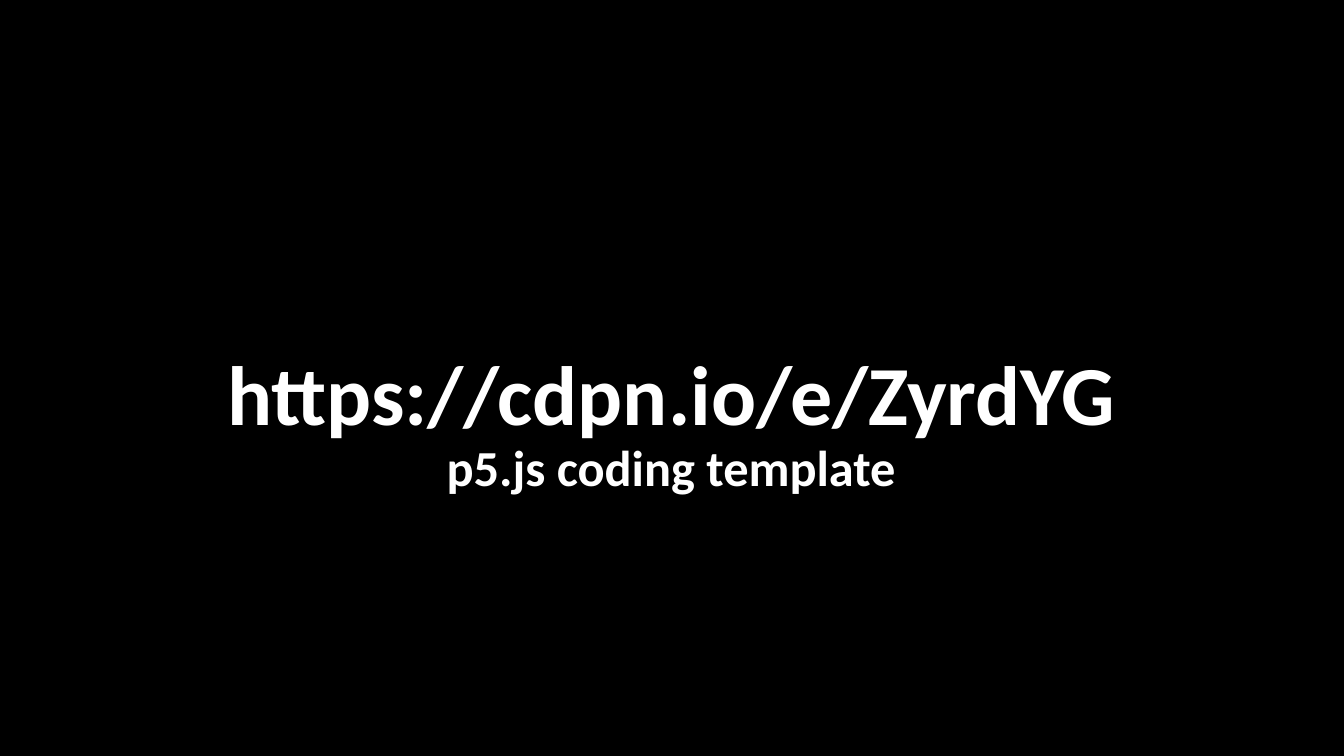
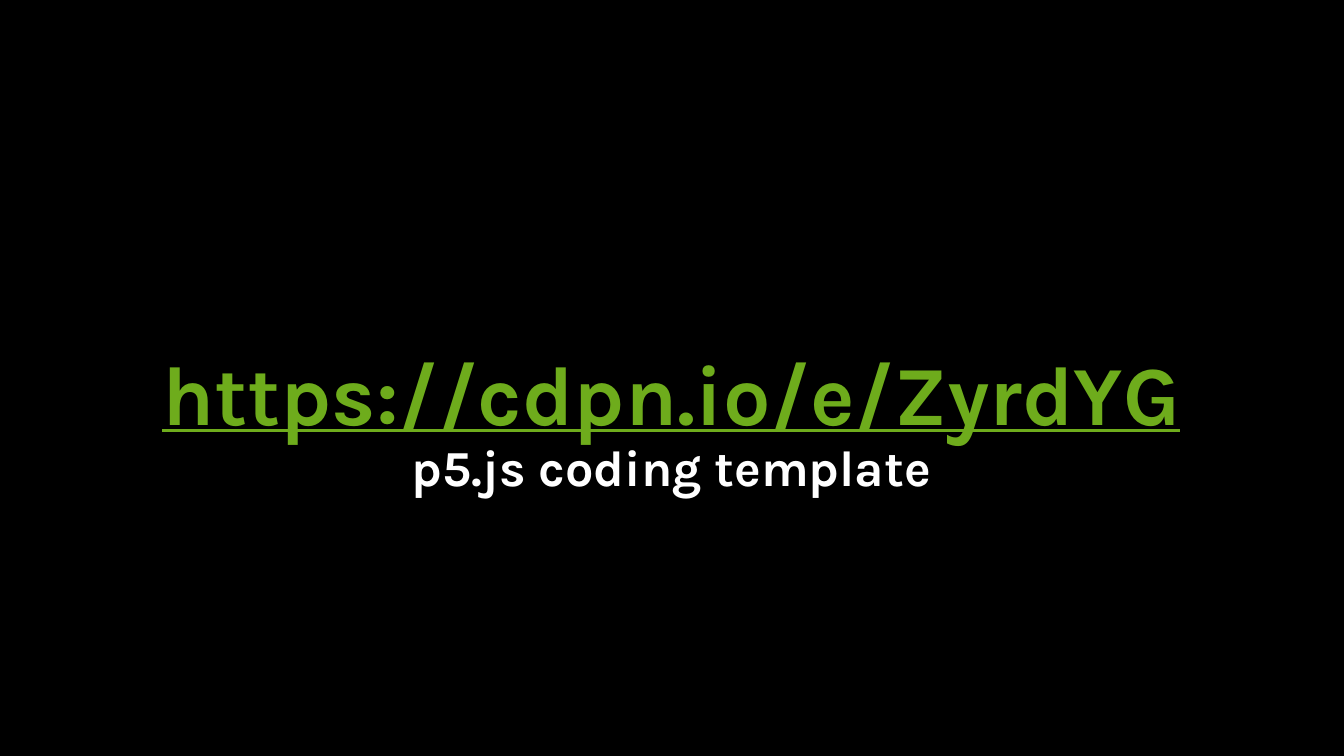
Before and after one commit to crhallberg/IMM120, a slide deck: slide 16 of Presentations/Sept 5 - Class 1.pptx (slide 17 before the commit). Drawn at 1344x756 pixels with LibreOffice and Linux fonts; fonts in the diff are those of the drawing. Boxes give left, top, right and bottom in pixels: in the first picture for what was removed or moved away, otherwise in the second. Text is boxed around its words. In the diff, an @@ line names an element or a change of style, - is before the commit and + after.

Commit message:
Presentation style. Hell yes.

```diff
--- a/Presentations/Sept 5 - Class 1.pptx
+++ b/Presentations/Sept 5 - Class 1.pptx
@@ title "https://cdpn.io/e/ZyrdYG p5.js coding template" at (x1=162, y1=362, x2=1180, y2=499): font Calibri to Karla; text colour #FFFFFF to #6EAC1C, underline on in "https://cdpn.io/e/ZyrdYG" @@
```
Also in this commit, not shown: 16 other slides changed, 1 slide removed.
